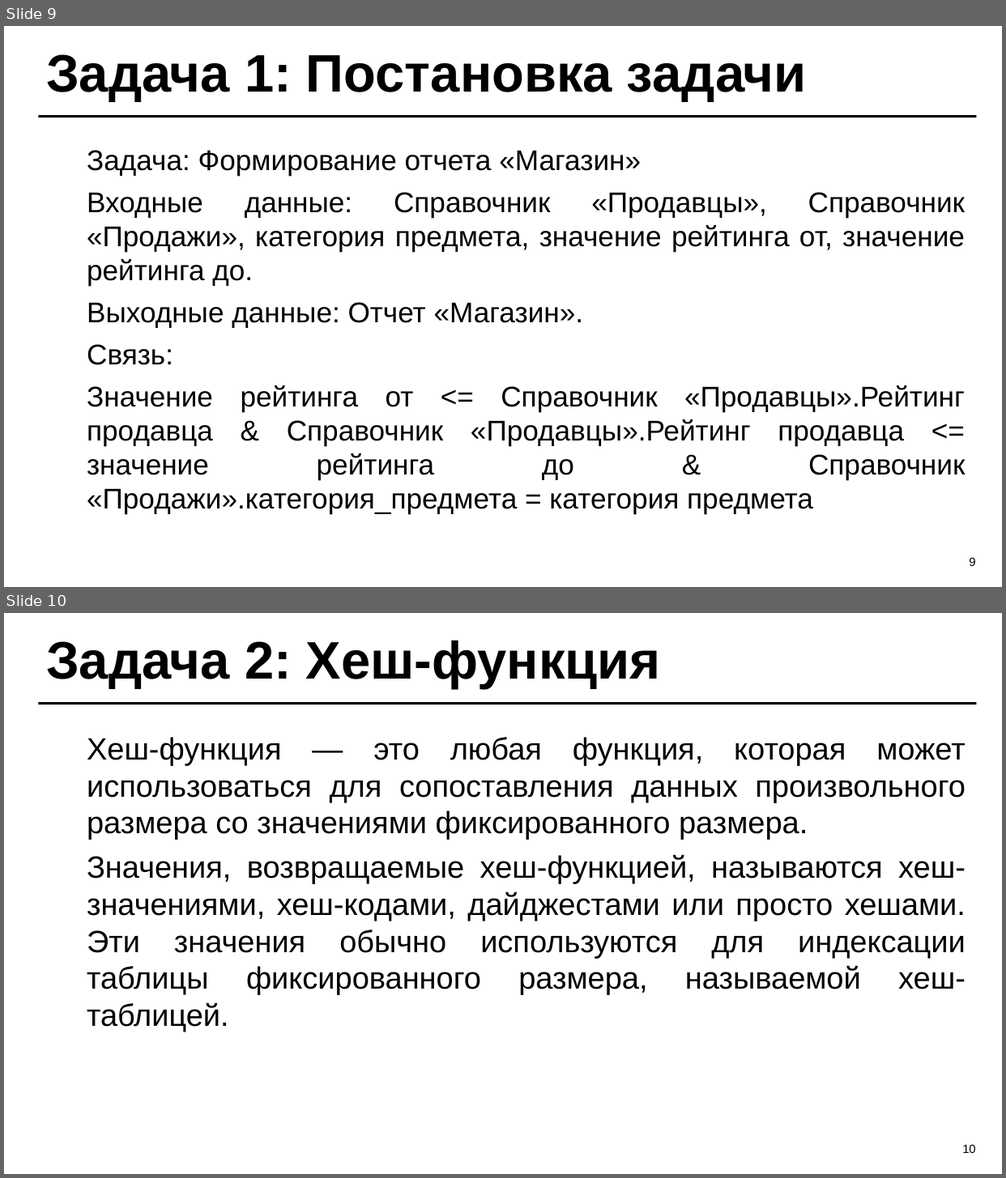
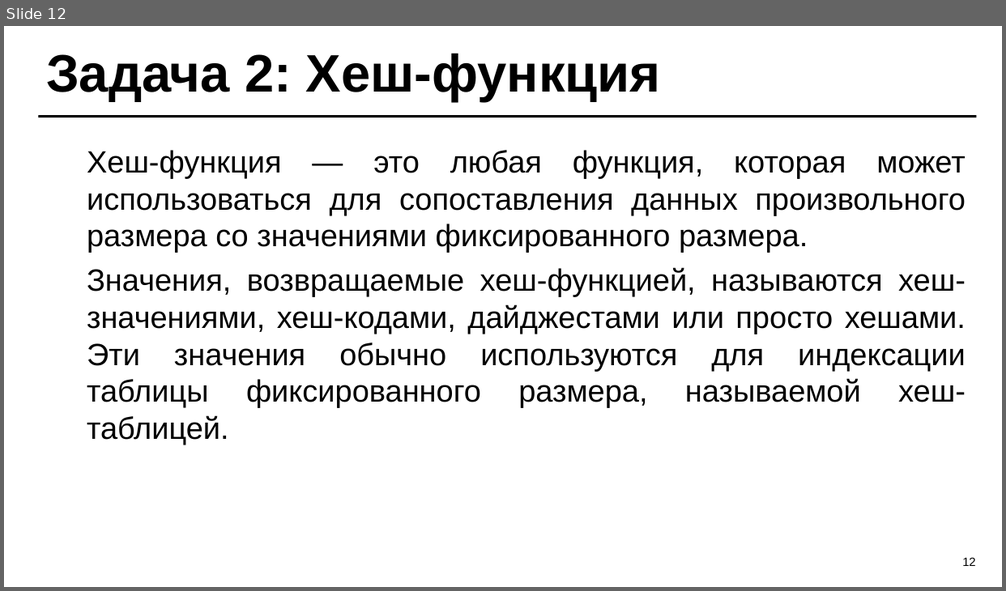
Before and after one commit to TheFusterMan/KursProject, a slide deck: Курсовой проект 2025 - ИС Юридическая фирма Б9123-09.03.04.ppt. Shown one above the other, each under a label of ours: slides 9 and 10 before the commit, slide 12 after it. The pictures are 1006x1178 and 1006x591 pixels, drawn with LibreOffice and Linux fonts; fonts in the diff are those of the drawing. Boxes give left, top, right and bottom in pixels: in the first picture for what was removed or moved away, otherwise in the second. Text is boxed around its words. In the diff, an @@ line names an element or a change of style, - is before the commit and + after.

```diff
--- a/Курсовой проект 2025 - ИС Юридическая фирма Б9123-09.03.04.ppt
+++ b/Курсовой проект 2025 - ИС Юридическая фирма Б9123-09.03.04.ppt
@@ slide 9 removed at box(4, 26, 1002, 587), background #FFFFFF; not listed: 1 template element that a slide beside it also shows @@
@@ title removed at box(46, 54, 806, 101) @@
-Задача 1: Постановка задачи
@@ text removed at box(87, 150, 965, 514) @@
-Задача: Формирование отчета «Магазин»
-Входные данные: Справочник «Продавцы», Справочник «Продажи», категория предмета, значение рейтинга от, значение рейтинга до.
-Выходные данные: Отчет «Магазин».
-Связь:
-Значение рейтинга от <= Справочник «Продавцы».Рейтинг продавца & Справочник «Продавцы».Рейтинг продавца <= значение рейтинга до & Справочник «Продажи».категория_предмета = категория предмета
@@ page number removed at box(969, 557, 975, 566) @@
-9
@@ what was slide 10 is now slide 12 @@
@@ page number at box(962, 557, 975, 566): text changed @@
-10
+12
```
Also in this commit, not shown: 17 slides changed, 7 slides added, 5 other slides removed, 7 other files.
